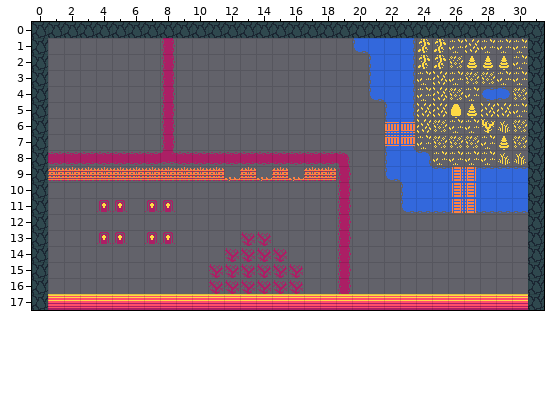
Tiled map (JSON), stored at assets/testmap.tmj. This is how it looked before the edit.
Cells are 16x16 px. Shown: x 0..31, y 0..17. Tiles whose own drawing changed are shown in their newer look in all pictures.
Once edited:
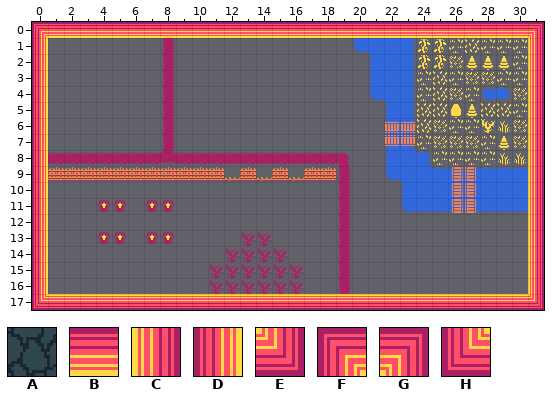
Key: from "spritesheet": A 7, B 7 turned 180, C 7 turned 270, D 7 turned 90, E 8, F 8 turned 180, G 8 turned 270, H 8 turned 90.
_ is an empty cell, . an unchanged one.
Difference:
--- layer "Background/Tile Layer 1"
@@ x 0..31 @@
- 0 AAAAAAAAAAAAAAAAAAAAAAAAAAAAAAAA
- 1 A..............................A
- 2 A..............................A
- 3 A..............................A
- 4 A..............................A
- 5 A..............................A
- 6 A..............................A
- 7 A..............................A
- 8 A..............................A
- 9 A..............................A
-10 A..............................A
-11 A..............................A
-12 A..............................A
-13 A..............................A
-14 A..............................A
-15 A..............................A
-16 A..............................A
-17 A..............................A
+ 0 FBBBBBBBBBBBBBBBBBBBBBBBBBBBBBBG
+ 1 D..............................C
+ 2 D..............................C
+ 3 D..............................C
+ 4 D..............................C
+ 5 D..............................C
+ 6 D..............................C
+ 7 D..............................C
+ 8 D..............................C
+ 9 D..............................C
+10 D..............................C
+11 D..............................C
+12 D..............................C
+13 D..............................C
+14 D..............................C
+15 D..............................C
+16 D..............................C
+17 H..............................E
Changed places in both pictures, as pixel boxes (x1, y1, x2, y2):
changed: (32, 22, 544, 310)
